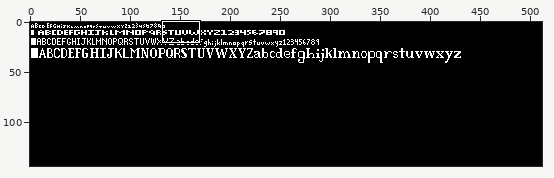
Edited in one commit: pixel-art file (Aseprite/Font.aseprite). The picture above shows the old version from afar; the outline marks the close-up.
Close-up. The starting point:
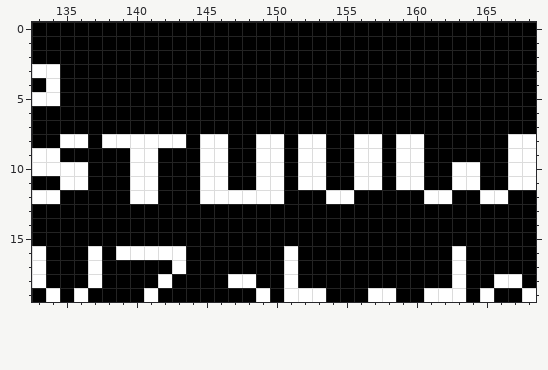
512x144 pixels, 1 frame. Shown: x 133..168, y 0..19. The commit also changed other parts of the picture, which this record leaves out.
Once edited:
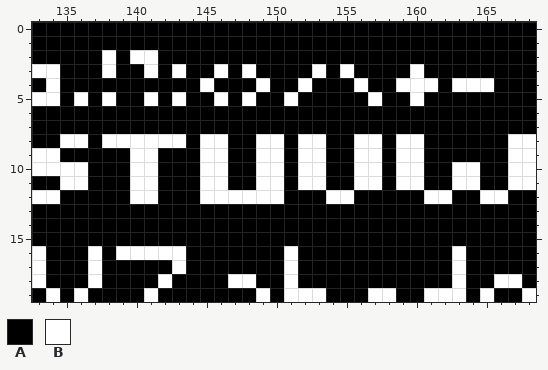
Palette (. is transparent): A #000000  B #ffffff
Changes in this commit:
@@ x 133..168 @@
  1 AAAAAAAAAAAAAAAAAAAAAAAAAAAAAAAAAAAA
- 2 AAAAAAAAAAAAAAAAAAAAAAAAAAAAAAAAAAAA
- 3 BBAAAAAAAAAAAAAAAAAAAAAAAAAAAAAAAAAA
- 4 ABAAAAAAAAAAAAAAAAAAAAAAAAAAAAAAAAAA
- 5 BBAAAAAAAAAAAAAAAAAAAAAAAAAAAAAAAAAA
+ 2 AAAAABABBAAAAAAAAAAAAAAAAAAAAAAAAAAA
+ 3 BBAAABAABABAABABAAAABABAAAABAAAAAAAA
+ 4 ABAAAAAAAAAABAAABAABAAABAABBBABBBAAA
+ 5 BBABABAABABAABABAABAAAAABAABAAAAAAAA
  6 AAAAAAAAAAAAAAAAAAAAAAAAAAAAAAAAAAAA
